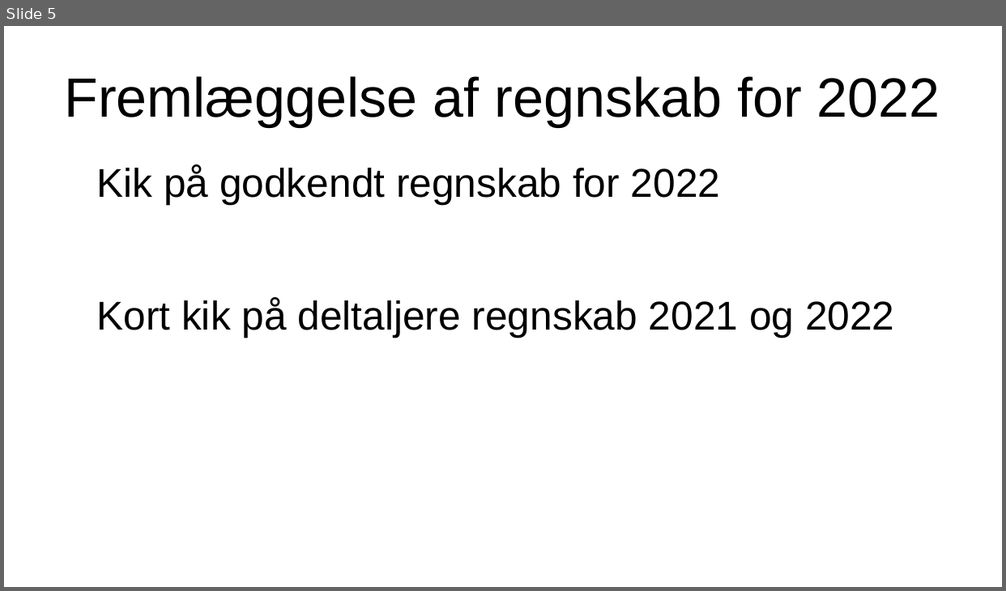
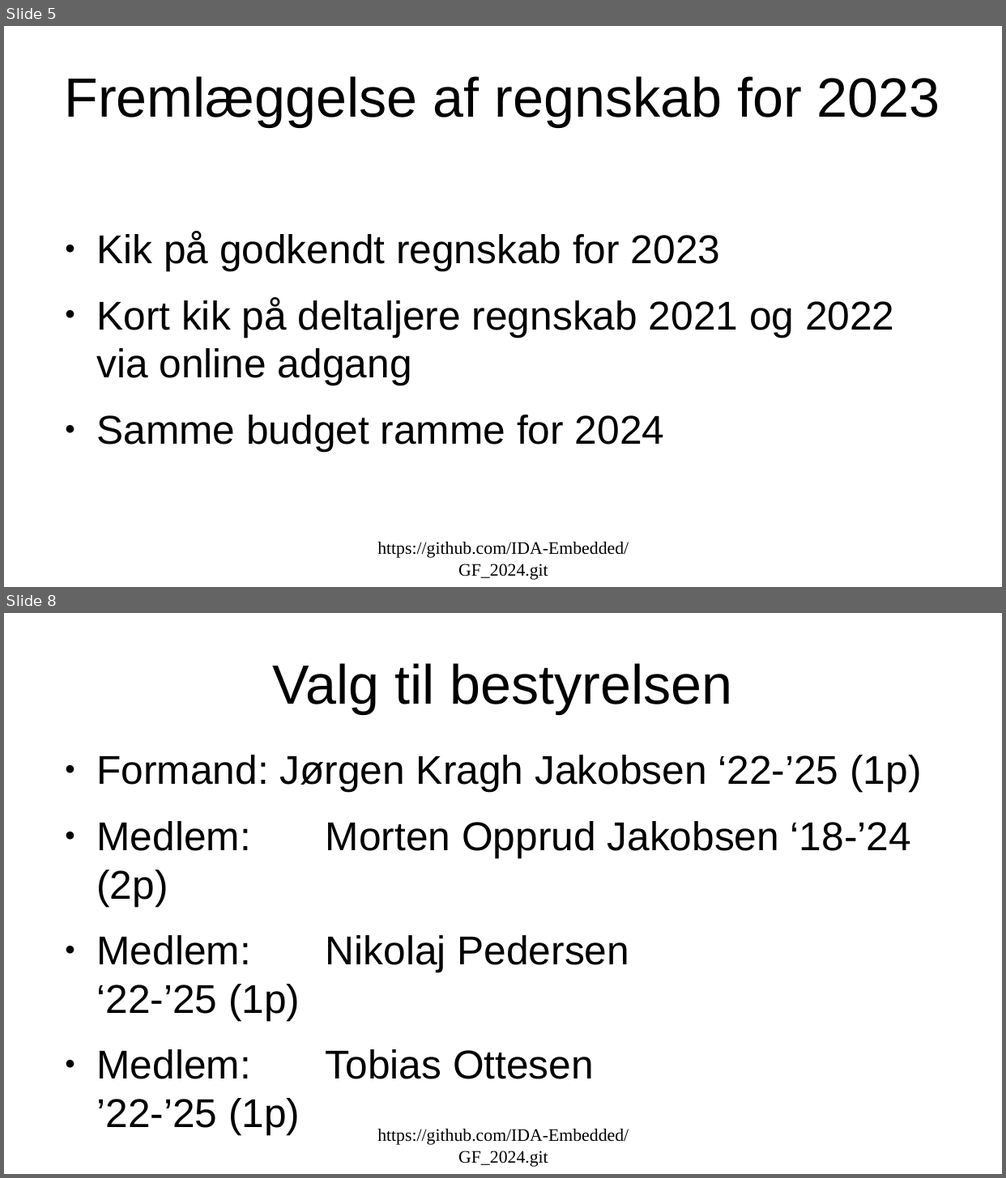
Before and after one commit to IDA-Embedded/GF_2024, a slide deck: IDA_embedded_GF_2024.odp. Shown one above the other, each under a label of ours: slide 5 before the commit, slides 5 and 8 after it; the slides between them are not shown. The pictures are 1006x591 and 1006x1178 pixels, drawn with LibreOffice and Linux fonts; fonts in the diff are those of the drawing. Boxes give left, top, right and bottom in pixels: in the first picture for what was removed or moved away, otherwise in the second. Text is boxed around its words. In the diff, an @@ line names an element or a change of style, - is before the commit and + after.

```diff
--- a/IDA_embedded_GF_2024.odp
+++ b/IDA_embedded_GF_2024.odp
@@ slide 8 added at <box>4,613,1002,1174</box>, background #FFFFFF @@
@@ title added at <box>273,663,732,714</box>, 44 pt, text #000000 @@
+Valg til bestyrelsen
@@ text added at <box>96,755,921,1135</box>, 32 pt, text #000000 @@
+● Formand: Jørgen Kragh Jakobsen ‘22-’25 (1p)
+● Medlem: Morten Opprud Jakobsen ‘18-’24 (2p)
+● Medlem: Nikolaj Pedersen ‘22-’25 (1p)
+● Medlem: Tobias Ottesen ’22-’25 (1p)
@@ text added at <box>377,1129,629,1167</box>, 14 pt, text #000000 @@
+https://github.com/IDA-Embedded/GF_2024.git
@@ slide 5 changed as well @@
@@ title at <box>64,76,940,127</box>: text changed @@
-Fremlæggelse af regnskab for 2022
+Fremlæggelse af regnskab for 2023
@@ text at <box>96,231,894,451</box>: text changed @@
-Kik på godkendt regnskab for 2022
-Kort kik på deltaljere regnskab 2021 og 2022
+● Kik på godkendt regnskab for 2023
+● Kort kik på deltaljere regnskab 2021 og 2022 via online adgang
+● Samme budget ramme for 2024
@@ text added at <box>377,542,629,580</box>, 14 pt, text #000000 @@
+https://github.com/IDA-Embedded/GF_2024.git
```
Also in this commit, not shown: 5 other slides changed, 3 other slides added, 3 other files.
